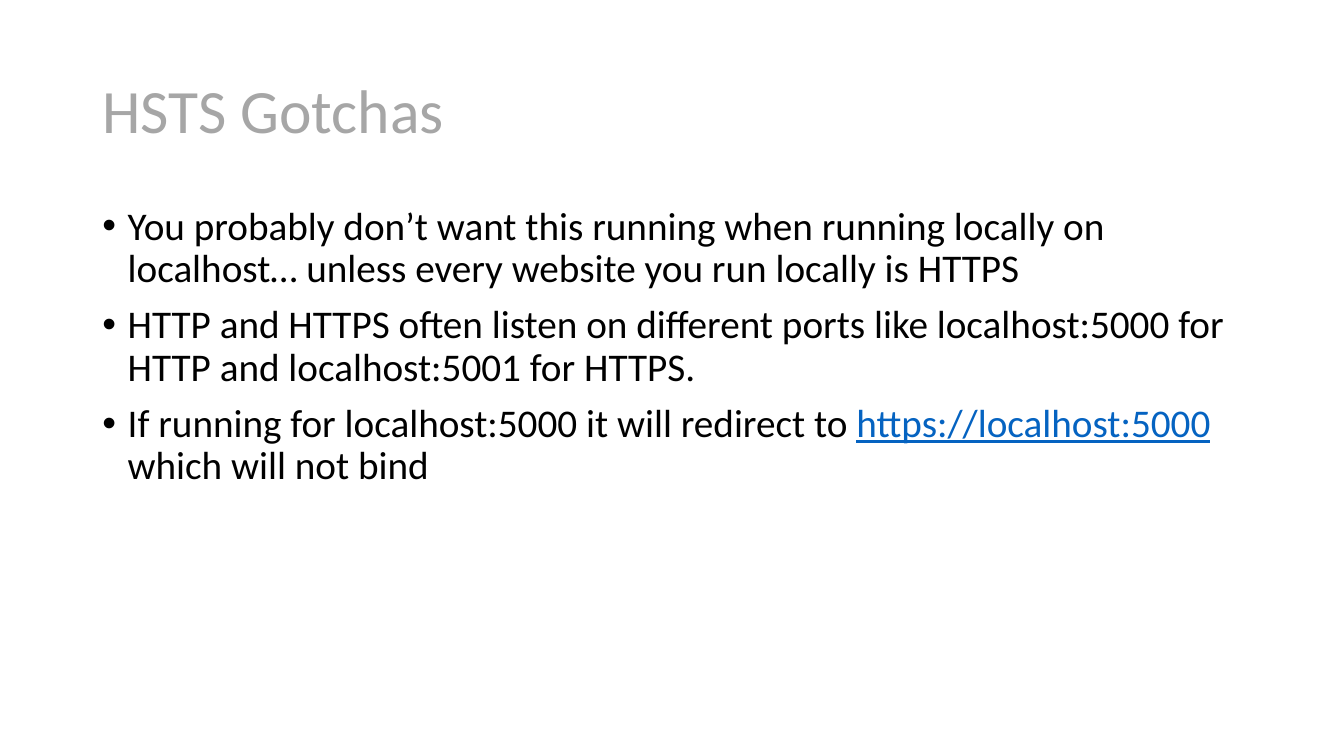
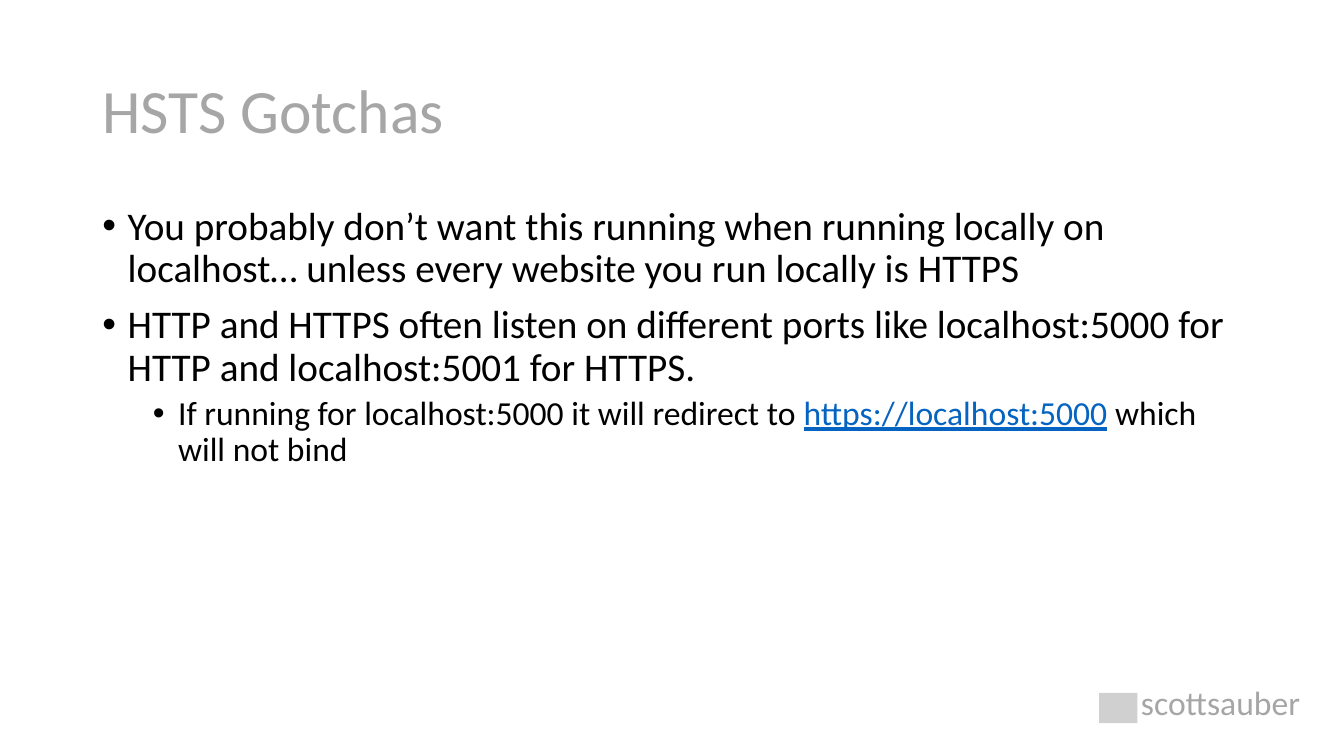
Before and after one commit to nirzaf/DotNetWorkShopTalk, a slide deck: slide 18 of 2021-1-27 - NDC London - Security Headers/Security Headers Explained.pptx. Drawn at 1344x756 pixels with LibreOffice and Linux fonts; fonts in the diff are those of the drawing; grey boxes stand for pictures. Boxes give left, top, right and bottom in pixels: in the first picture for what was removed or moved away, otherwise in the second. Text is boxed around its words. In the diff, an @@ line names an element or a change of style, - is before the commit and + after.

```diff
--- a/2021-1-27 - NDC London - Security Headers/Security Headers Explained.pptx
+++ b/2021-1-27 - NDC London - Security Headers/Security Headers Explained.pptx
@@ text at [178, 401, 1196, 462]: size 28 to 24 pt in "If running for localhost:5000 it will redirect ..."; list level 1 to 2 in "If running for localhost:5000 it ..." @@
@@ picture added at [1099, 693, 1137, 723] @@
@@ text added at [1141, 692, 1300, 715], 24 pt, text #A6A6A6 @@
+scottsauber
```
Also in this commit, not shown: 46 other slides changed, 18 slides added, 14 slides removed, 2 other files.
